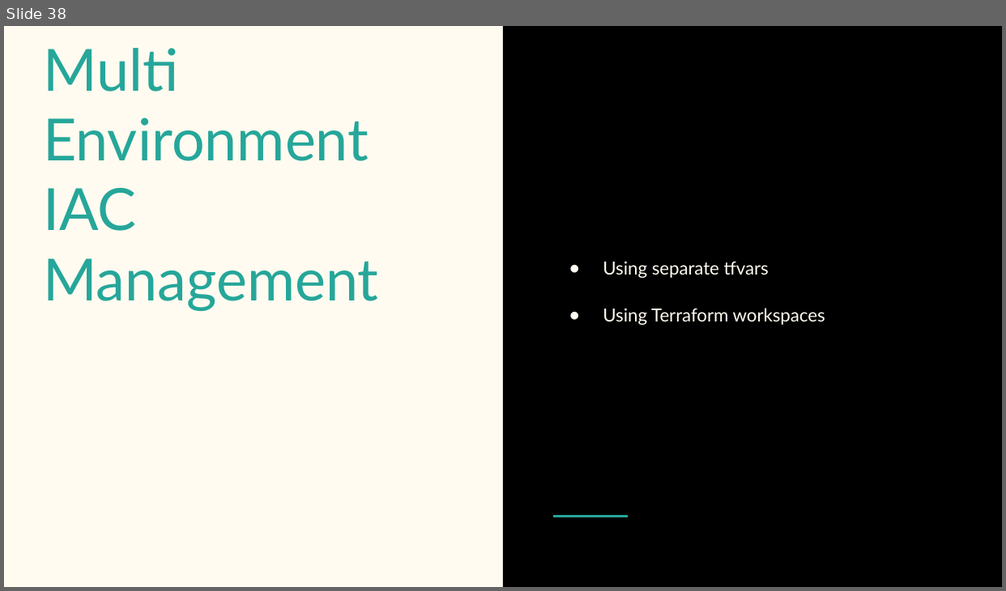
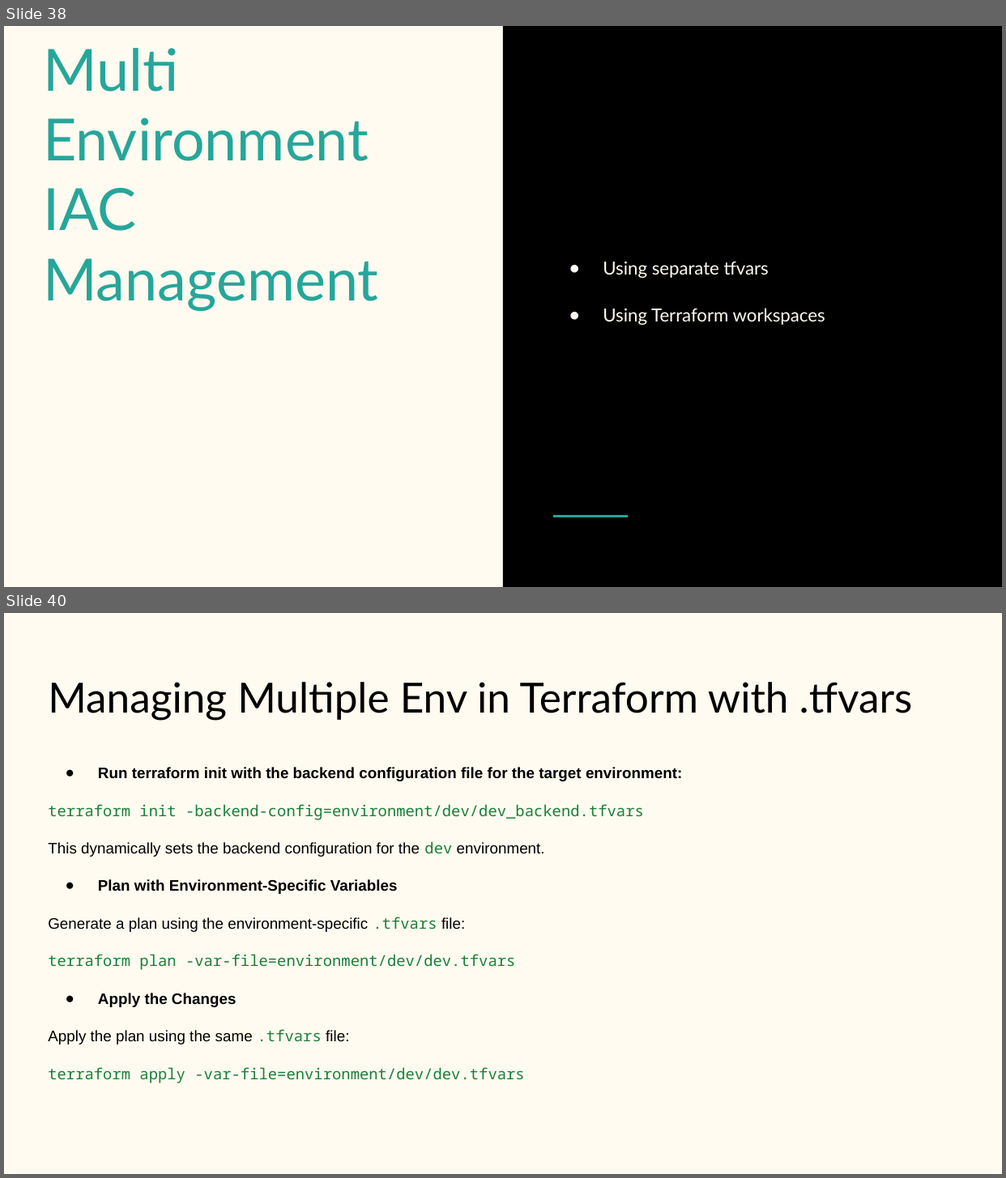
Before and after one commit to jainankur2/ankur-terraform-learning, a slide deck: Terraform.pptx. Shown one above the other, each under a label of ours: slide 38 before the commit, slides 38 and 40 after it; the slides between them are not shown. The pictures are 1006x591 and 1006x1178 pixels, drawn with LibreOffice and Linux fonts; fonts in the diff are those of the drawing. Boxes give left, top, right and bottom in pixels: in the first picture for what was removed or moved away, otherwise in the second. Text is boxed around its words. In the diff, an @@ line names an element or a change of style, - is before the commit and + after.

```diff
--- a/Terraform.pptx
+++ b/Terraform.pptx
@@ slide 40 added at (4,613,1002,1174), background #FFFBF0 @@
@@ title added at (48,682,913,721), 30 pt, text #000000 @@
+Managing Multiple Env in Terraform with .tfvars
@@ text added at (48,767,682,1084), 11 pt, text #000000 @@
+● Run terraform init with the backend configuration file for the target environment:
+terraform init -backend-config=environment/dev/dev_backend.tfvars
+This dynamically sets the backend configuration for the dev environment.
+● Plan with Environment-Specific Variables
+Generate a plan using the environment-specific .tfvars file:
+terraform plan -var-file=environment/dev/dev.tfvars
+● Apply the Changes
+Apply the plan using the same .tfvars file:
+terraform apply -var-file=environment/dev/dev.tfvars
```
Also in this commit, not shown: 2 slides changed, 16 other slides added, 44 other files.
